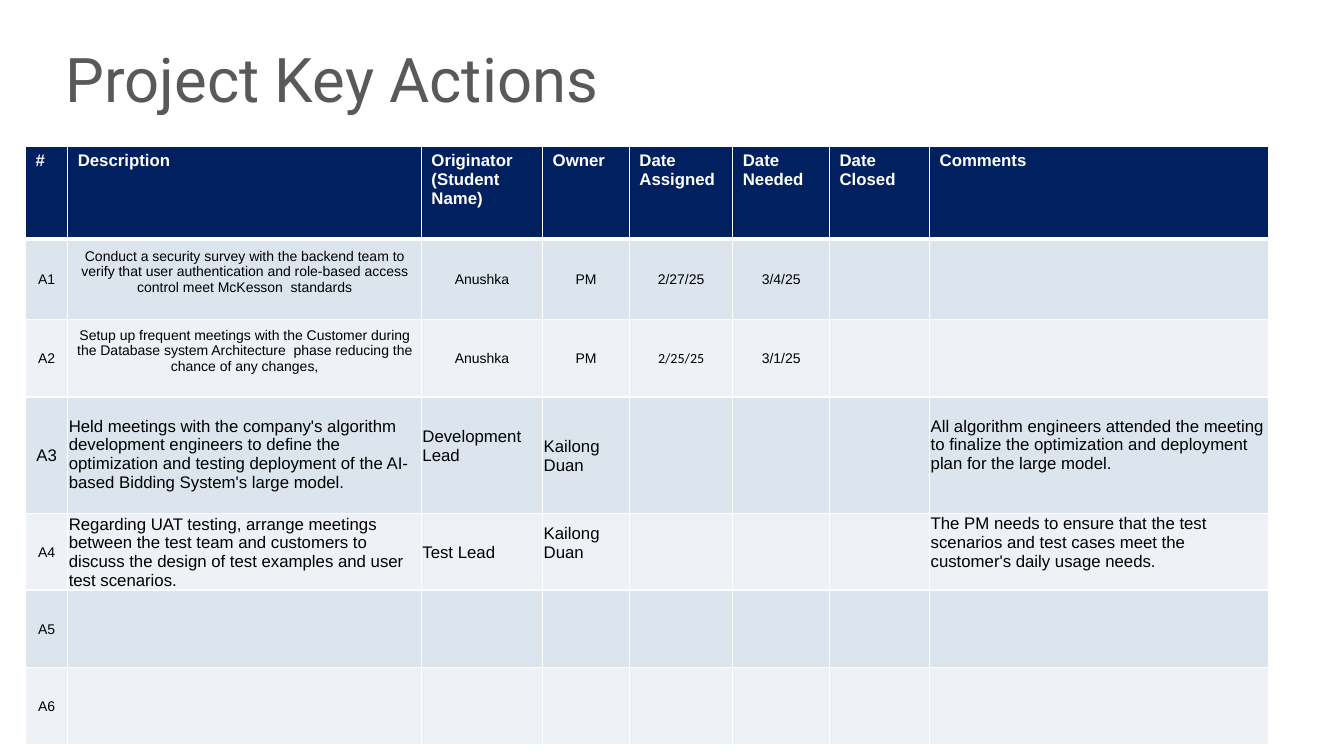
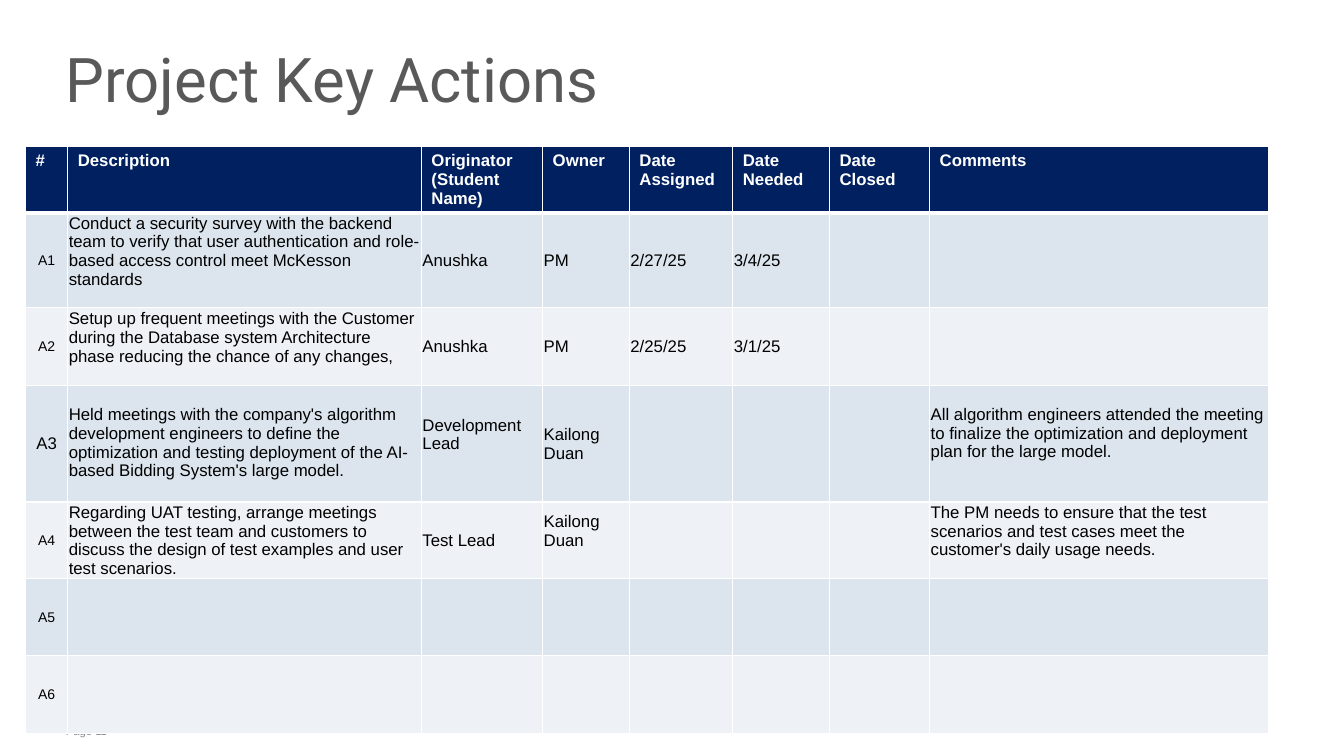
Before and after one commit to dkl520/cs7315_project, a slide deck: slide 11 of 3/group2 - proj3.pptx. Drawn at 1344x756 pixels with LibreOffice and Linux fonts; fonts in the diff are those of the drawing. Boxes give left, top, right and bottom in pixels: in the first picture for what was removed or moved away, otherwise in the second. Text is boxed around its words. In the diff, an @@ line names an element or a change of style, - is before the commit and + after.

```diff
--- a/3/group2 - proj3.pptx
+++ b/3/group2 - proj3.pptx
@@ table at (x1=25, y1=146, x2=1269, y2=756) @@
@@ size 10 to 12 pt in "Conduct a security survey with the backend ...", "Anushka", "PM", "2/27/25" and 6 more places @@
@@ font Calibri to Arial in "2/25/25" @@
@@ alignment centre to left @@
@@ page number added at (x1=66, y1=734, x2=107, y2=737), 8 pt, text #87888A @@
+Page 11
```
Also in this commit, not shown: 4 other slides changed, 2 other files.
